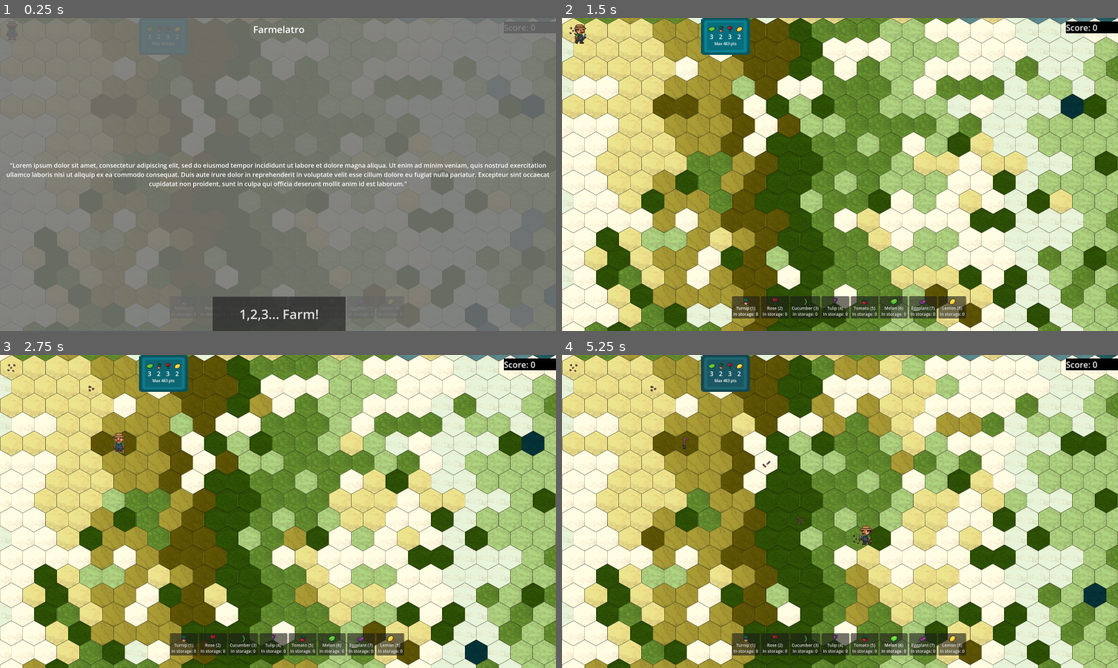
Above: before the commit, frames 1-4 (two rows, left to right).
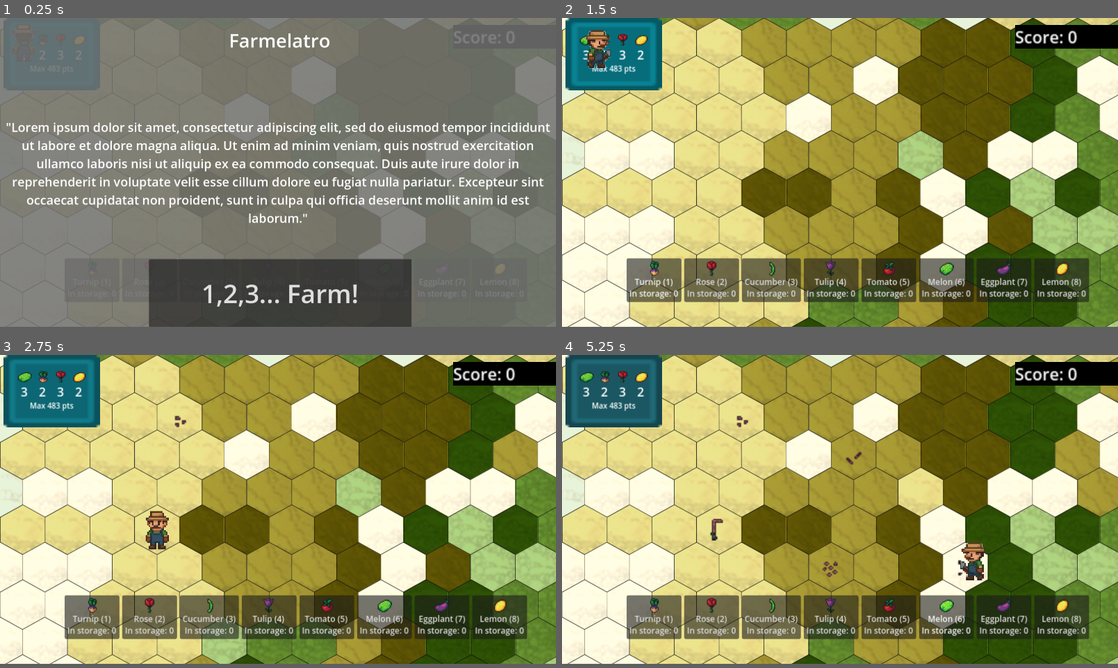
Above: after the commit, the same moments.

Repository: BlueDespero/slavicgamejam2025
Game: Godot game, scene res://main.tscn
The game is run twice, just before and just after one commit, with the same random seed, the same clock (stepped at 60 frames per second) and the same inputs.
Inputs (mouse positions are in pixels of both pictures, inside the frame that each line leads up to):
- Up to frame 1 (0.25 s): no input
- Up to frame 2 (1.5 s): click "1,2,3... Farm!" at 0.5 s; tap Enter at 1.25 s; move the mouse to (962, 158) at 1.27 s; tap 1 at 1.35 s; click (962, 158) at 1.42 s
- Up to frame 3 (2.75 s): tap Space at 1.52, 2.27 s; move the mouse to (166, 527) at 2.02 s; tap 2 at 2.1 s; click (166, 527) at 2.17 s
- Up to frame 4 (5.25 s): move the mouse to (895, 442) at 2.77 s; tap 3 at 2.85 s; click (895, 442) at 2.92 s; move the mouse to (812, 574) at 3.52 s; tap 4 at 3.6 s; click (812, 574) at 3.67 s; tap Space at 3.77, 4.52 s; move the mouse to (1006, 558) at 4.27 s; tap 5 at 4.35 s; click (1006, 558) at 4.42 s; move the mouse to (673, 464) at 5.02 s; tap 6 at 5.1 s; click (673, 464) at 5.17 s
In our replay, the window is 800x450 before the commit and 800x444 after it. These sizes can differ from the game's own. Grey fills any space a smaller window leaves; there, only what the larger window draws over its background counts as a difference.

The runs differ from the first frame. In frame 1, 32% of the frame differs, in the area x 0-100%, y 0-100%; in frame 2, 88%; in frame 3, 88%; in frame 4, 87%.

Commit message:
Changing resolution so it works for poor people like me.

Diff:
--- a/project.godot
+++ b/project.godot
@@ -23,8 +23,8 @@
 
 [display]
 
-window/size/viewport_width=3200
-window/size/viewport_height=1800
+window/size/viewport_width=1620
+window/size/viewport_height=900
 window/stretch/mode="viewport"
 
 [dotnet]
